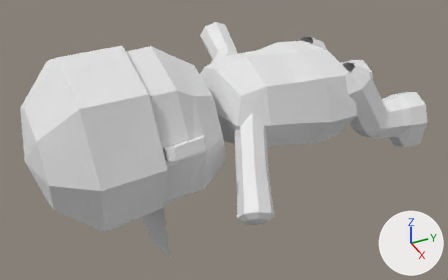
An edit to the Blender file Game.Ghost/ModelBuilder/Player/survivor/capboy/player-capboy.blend, drawn before and after from the same camera.
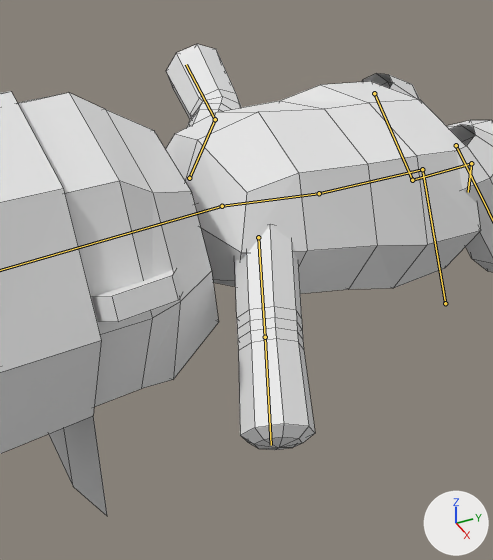
There are two pictures of each version: one whole from a 50 mm lens placed at (7.84, -6.79, 5.42), pointed at (0.08, -3.01, 0.26), one close up on the part from 26% to 81% of the width and 0% to 100% of the height. Every picture has the same lights, and +X, +Y and +Z are marked at lower right. Both versions are drawn at frame 1 of the action 'Die'; the numbers are the values there. The bones that bend it are drawn over the model as lines in the close-ups. The close-ups show mesh edges as thin lines.
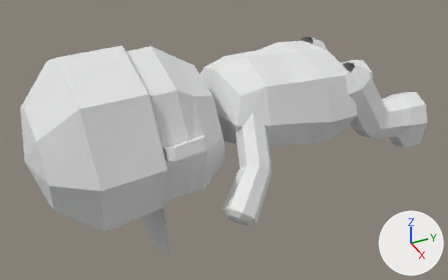
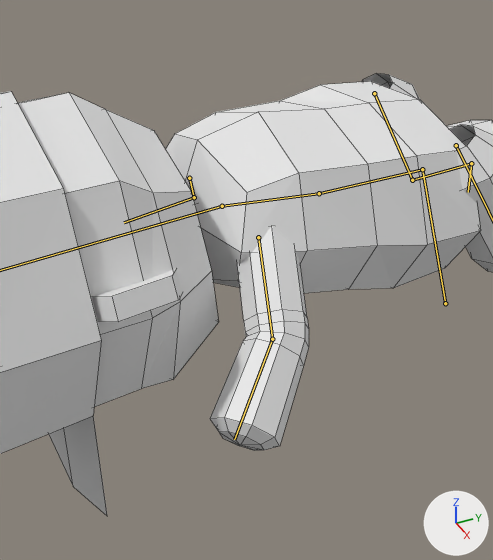
What differs and where, as boxes (x1, y1, x2, y2) in the close-ups (493 x 560 px):
'Cube', posed: before (0, 44, 493, 515); after (0, 73, 493, 515)

What the commit changed:
Bone 'Arm_IK.L' (bone_arm_ik_l) moves from (0.1, -3.61, -3.86) to (-0.54, -3.61, -3.52).
Bone 'Arm_IK.R' (bone_arm_ik_r) moves from (0.33, -2.35, -2.15) to (0.61, -3.12, -3.46).
